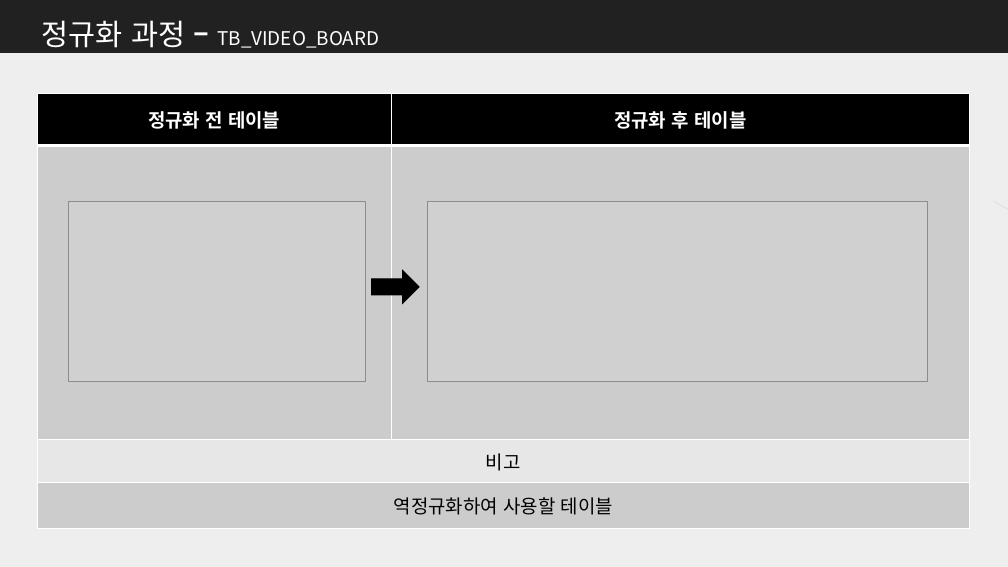
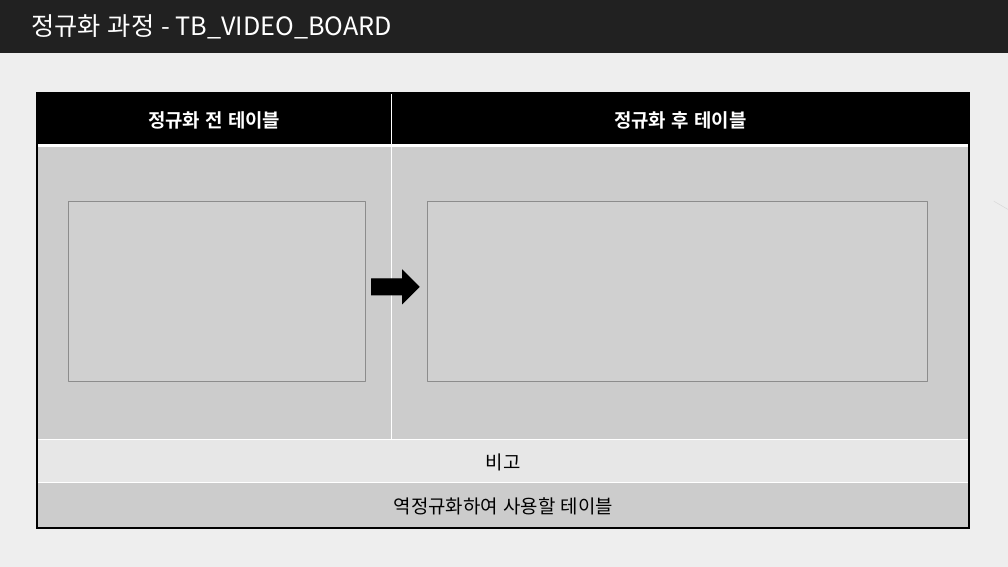
Before and after one commit to me0768/KHFinalProject, a slide deck: slide 10 of 보고서/DataBase설계서_Final_Project.pptx. Drawn at 1008x567 pixels with LibreOffice and Linux fonts; fonts in the diff are those of the drawing; grey boxes stand for pictures. Boxes give left, top, right and bottom in pixels: in the first picture for what was removed or moved away, otherwise in the second. Text is boxed around its words. In the diff, an @@ line names an element or a change of style, - is before the commit and + after.

```diff
--- a/보고서/DataBase설계서_Final_Project.pptx
+++ b/보고서/DataBase설계서_Final_Project.pptx
@@ text at <box>31,14,392,39</box>: text changed; size 18 to 24 pt @@
-정규화 과정 – TB_VIDEO_BOARD
+정규화 과정 - TB_VIDEO_BOARD
@@ rectangle added at <box>37,93,969,529</box>, outline #000000 2 pt @@
```
Also in this commit, not shown: 27 other slides changed, 17 slides added, 4 other files.
